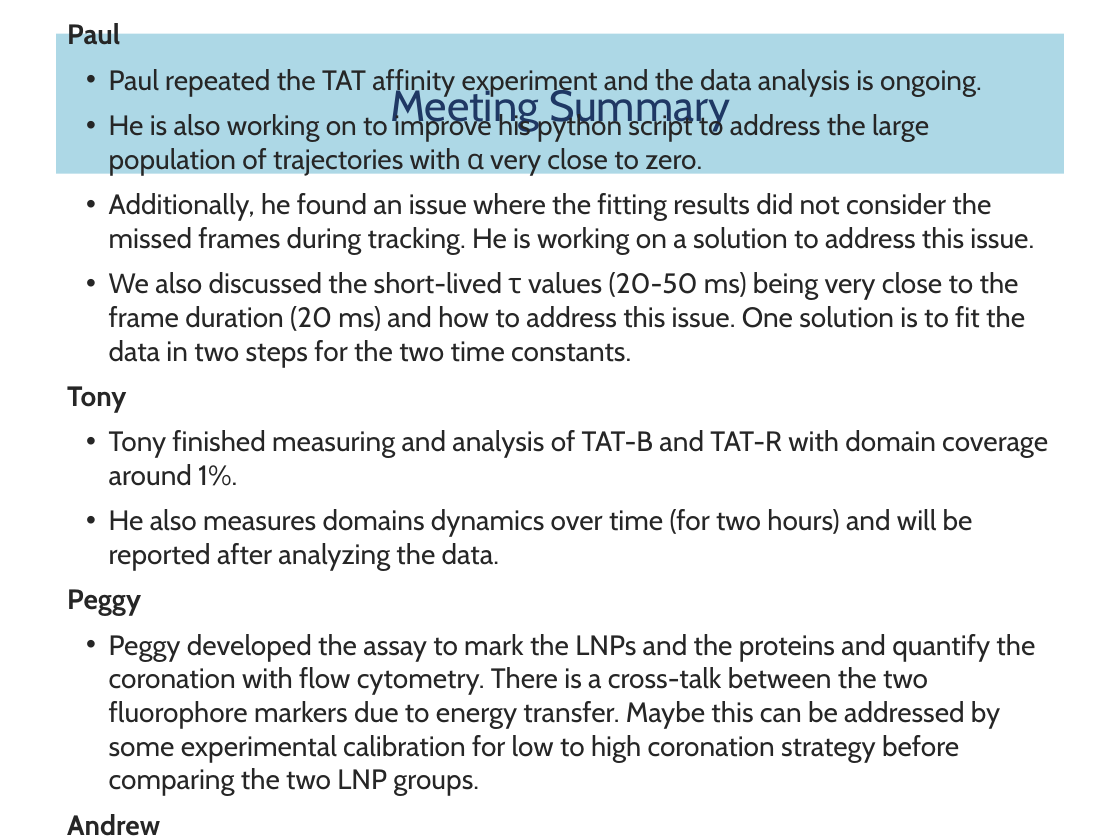
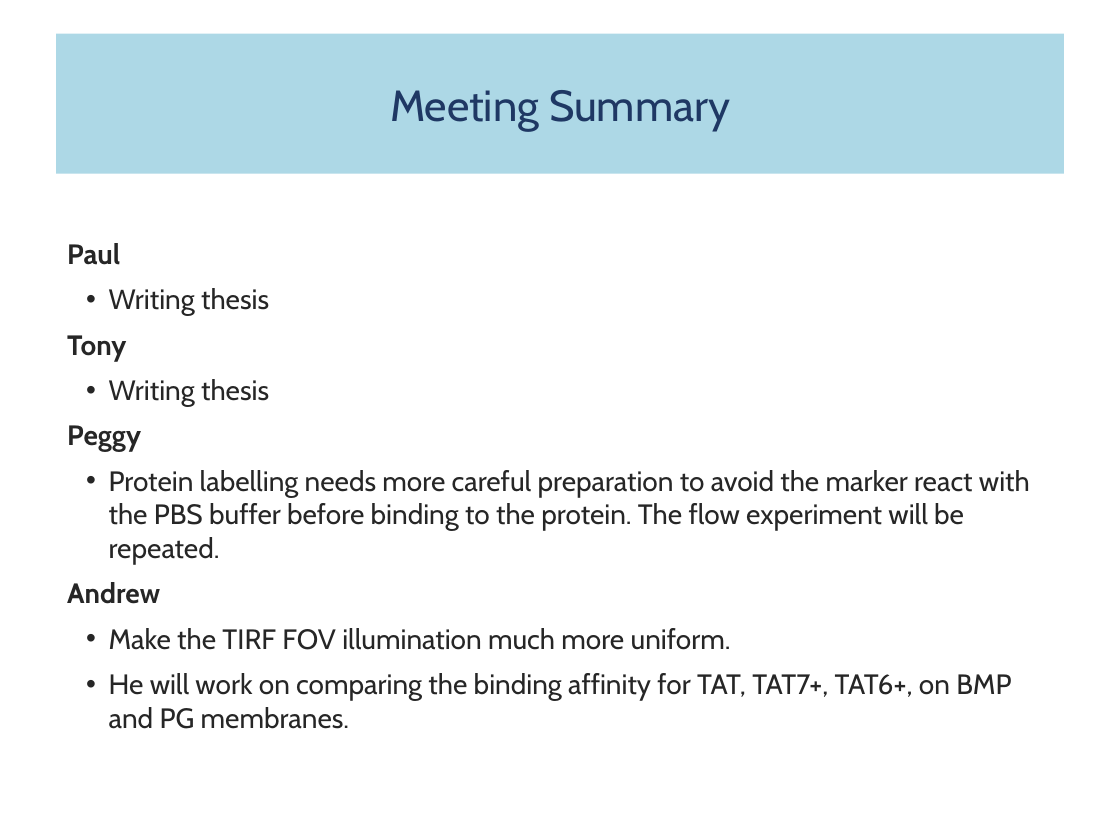
Before and after one commit to fathi0amir/ppt-with-quarto, a slide deck: slide 9 of main.pptx (slide 8 before the commit). Drawn at 1120x840 pixels with LibreOffice and Linux fonts; fonts in the diff are those of the drawing. Boxes give left, top, right and bottom in pixels: in the first picture for what was removed or moved away, otherwise in the second. Text is boxed around its words. In the diff, an @@ line names an element or a change of style, - is before the commit and + after.

```diff
--- a/main.pptx
+++ b/main.pptx
@@ text at (x1=109, y1=288, x2=269, y2=316): text changed @@
-• Paul repeated the TAT affinity experiment and the data analysis is ongoing.
-• He is also working on to improve his python script to address the large population of trajectories with α very close to zero.
-• Additionally, he found an issue where the fitting results did not consider the missed frames during tracking. He is working on a solution to address this issue.
-• We also discussed the short-lived τ values (20-50 ms) being very close to the frame duration (20 ms) and how to address this issue. One solution is to fit the data in two steps for the two time constants.
+• Writing thesis
@@ text at (x1=109, y1=379, x2=269, y2=406): text changed @@
-• Tony finished measuring and analysis of TAT-B and TAT-R with domain coverage around 1%.
-• He also measures domains dynamics over time (for two hours) and will be reported after analyzing the data.
+• Writing thesis
@@ text at (x1=109, y1=470, x2=1030, y2=565): text changed @@
-• Peggy developed the assay to mark the LNPs and the proteins and quantify the coronation with flow cytometry. There is a cross-talk between the two fluorophore markers due to energy transfer. Maybe this can be addressed by some experimental calibration for low to high coronation strategy before comparing the two LNP groups.
+• Protein labelling needs more careful preparation to avoid the marker react with the PBS buffer before binding to the protein. The flow experiment will be repeated.
@@ text at (x1=109, y1=628, x2=1011, y2=729): text changed @@
-• Andrew repeated the experiment with TAT-6+ with Atto488-DOPE and Bodipy-DOPC markers. In both cases, in contrast to earlier experiments from Paul and Tony, the TAT-6+ shows domain formation.
+• Make the TIRF FOV illumination much more uniform.
+• He will work on comparing the binding affinity for TAT, TAT7+, TAT6+, on BMP and PG membranes.
```
Also in this commit, not shown: 2 other slides changed, 6 slides added, 5 slides removed, 7 other files.
